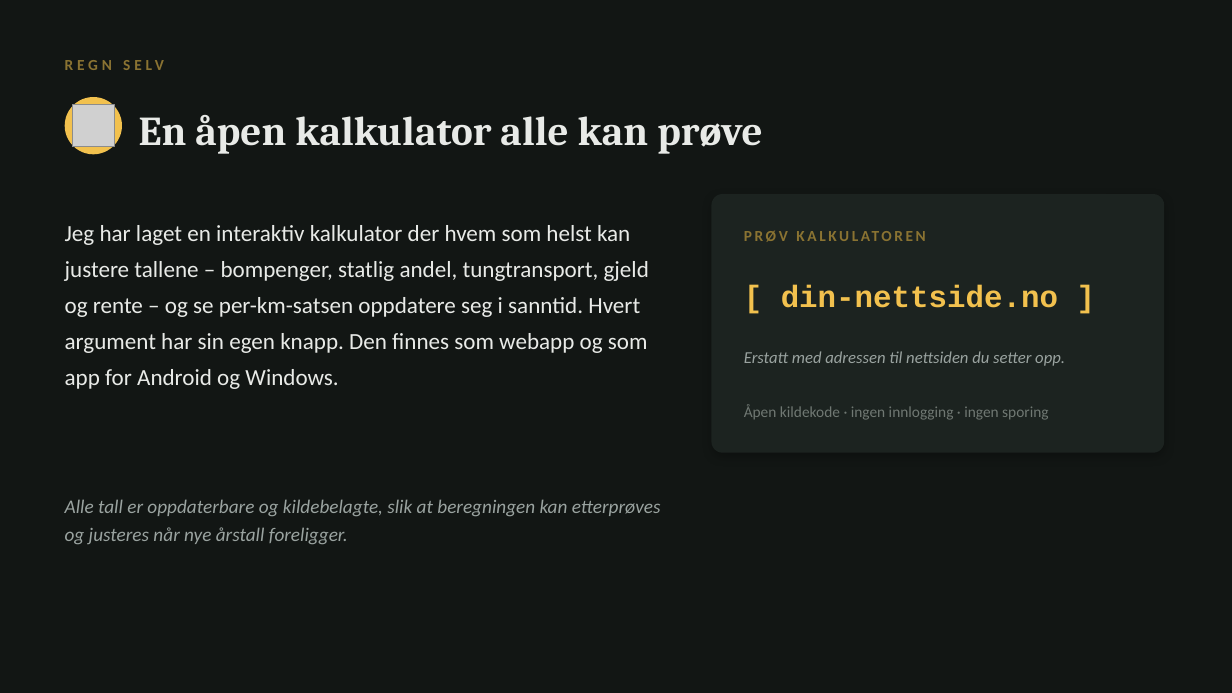
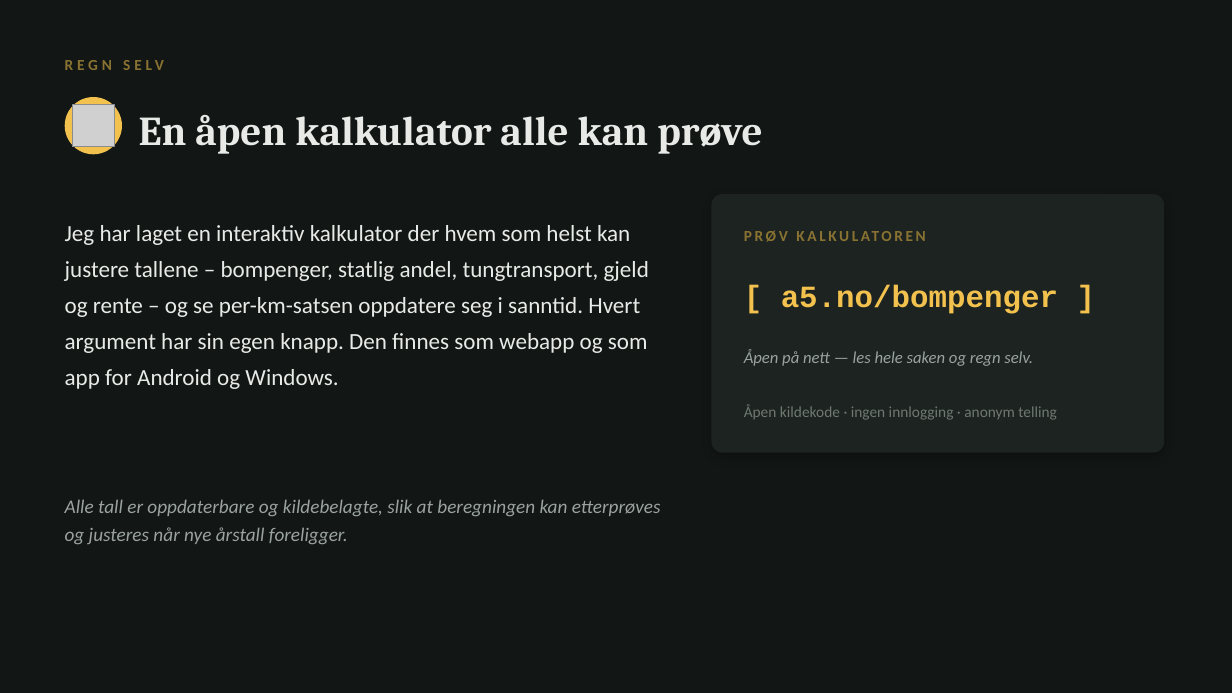
Before and after one commit to andremon/veiprising-web, a slide deck: slide 12 of public/filer/01-Bompenger-per-kilometer.pptx. Drawn at 1232x693 pixels with LibreOffice and Linux fonts; fonts in the diff are those of the drawing; grey boxes stand for pictures. Boxes give left, top, right and bottom in pixels: in the first picture for what was removed or moved away, otherwise in the second. Text is boxed around its words. In the diff, an @@ line names an element or a change of style, - is before the commit and + after.

```diff
--- a/public/filer/01-Bompenger-per-kilometer.pptx
+++ b/public/filer/01-Bompenger-per-kilometer.pptx
@@ text at [781, 285, 1058, 314]: text changed @@
-[ din-nettside.no ]
+[ a5.no/bompenger ]
@@ text at [744, 349, 1033, 366]: text changed @@
-Erstatt med adressen til nettsiden du setter opp.
+Åpen på nett — les hele saken og regn selv.
@@ text at [744, 404, 1057, 420]: text changed @@
-Åpen kildekode · ingen innlogging · ingen sporing
+Åpen kildekode · ingen innlogging · anonym telling
```
Also in this commit, not shown: 1 other slide changed, 6 other files.
